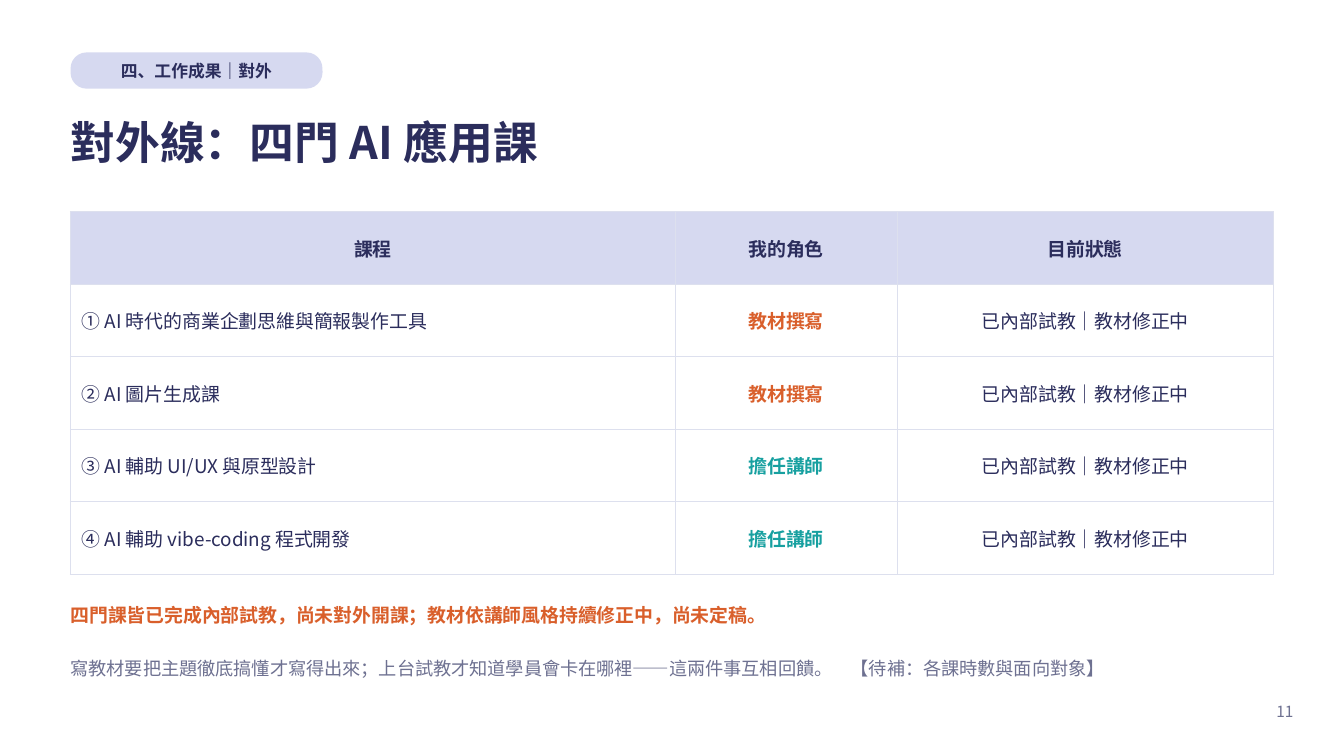
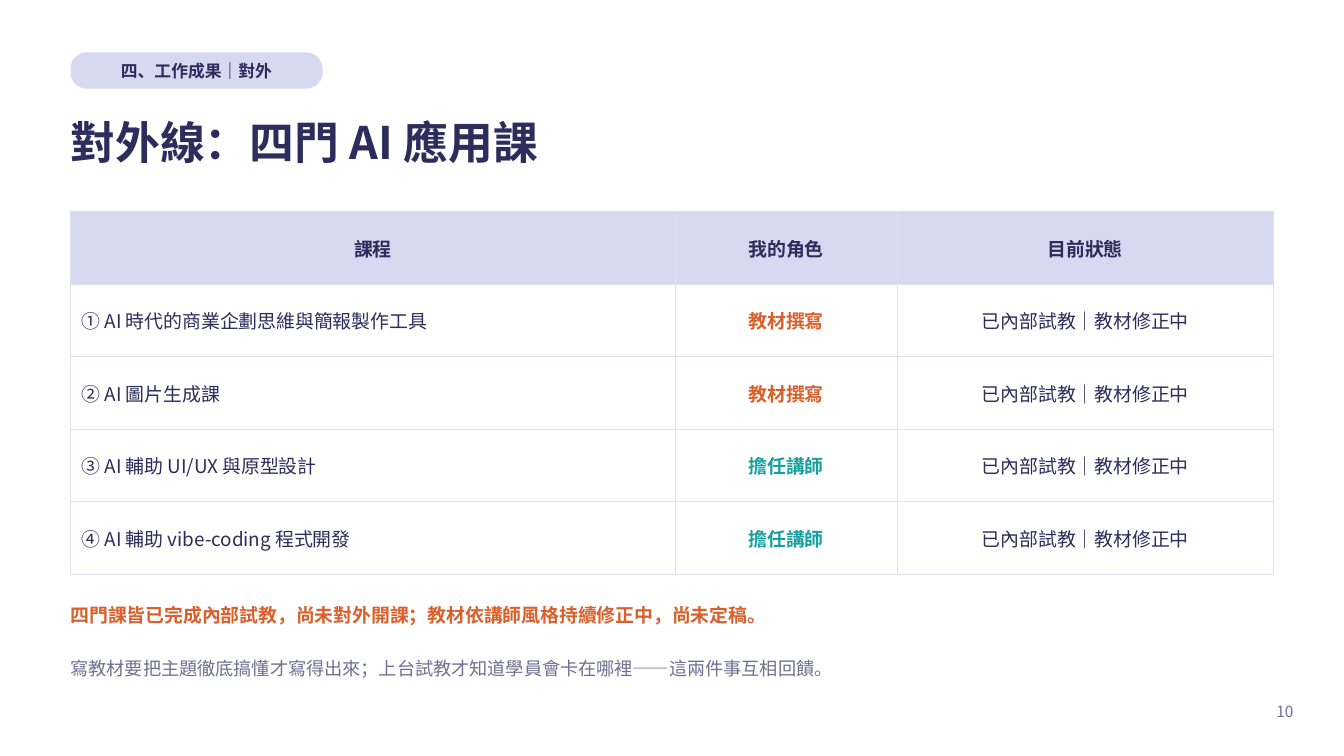
Before and after one commit to kirihuang-bit/freshman-report, a slide deck: slide 10 of 黃家朗新人報告.pptx (slide 11 before the commit). Drawn at 1344x756 pixels with LibreOffice and Linux fonts; fonts in the diff are those of the drawing. Boxes give left, top, right and bottom in pixels: in the first picture for what was removed or moved away, otherwise in the second. Text is boxed around its words. In the diff, an @@ line names an element or a change of style, - is before the commit and + after.

```diff
--- a/黃家朗新人報告.pptx
+++ b/黃家朗新人報告.pptx
@@ text at [71,659,833,678]: text changed @@
-寫教材要把主題徹底搞懂才寫得出來；上台試教才知道學員會卡在哪裡——這兩件事互相回饋。 【待補：各課時數與面向對象】
+寫教材要把主題徹底搞懂才寫得出來；上台試教才知道學員會卡在哪裡——這兩件事互相回饋。
@@ page number at [1276,705,1293,717]: text changed @@
-11
+10
```
Also in this commit, not shown: 12 other slides changed, 4 slides removed, 3 other files.
